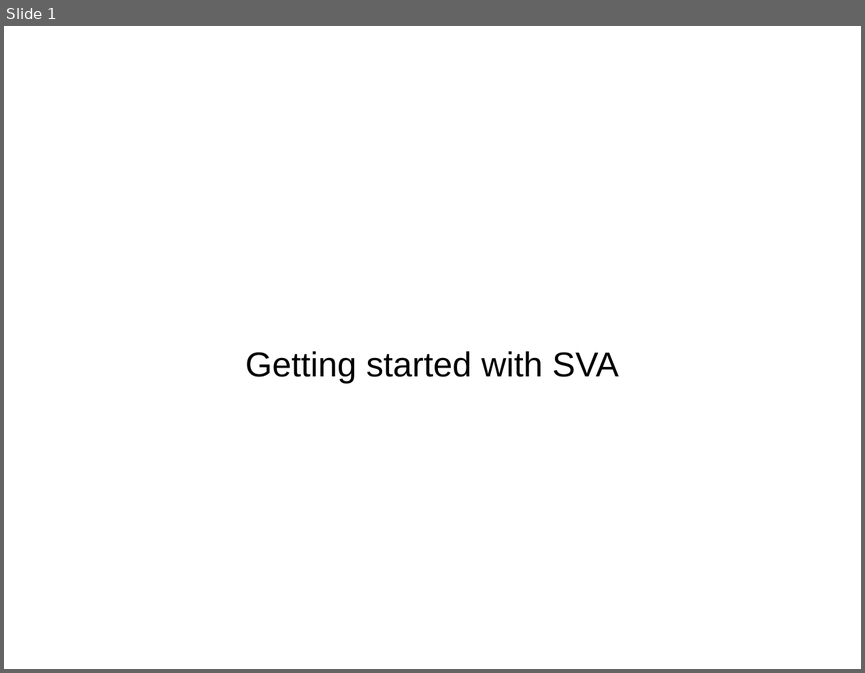
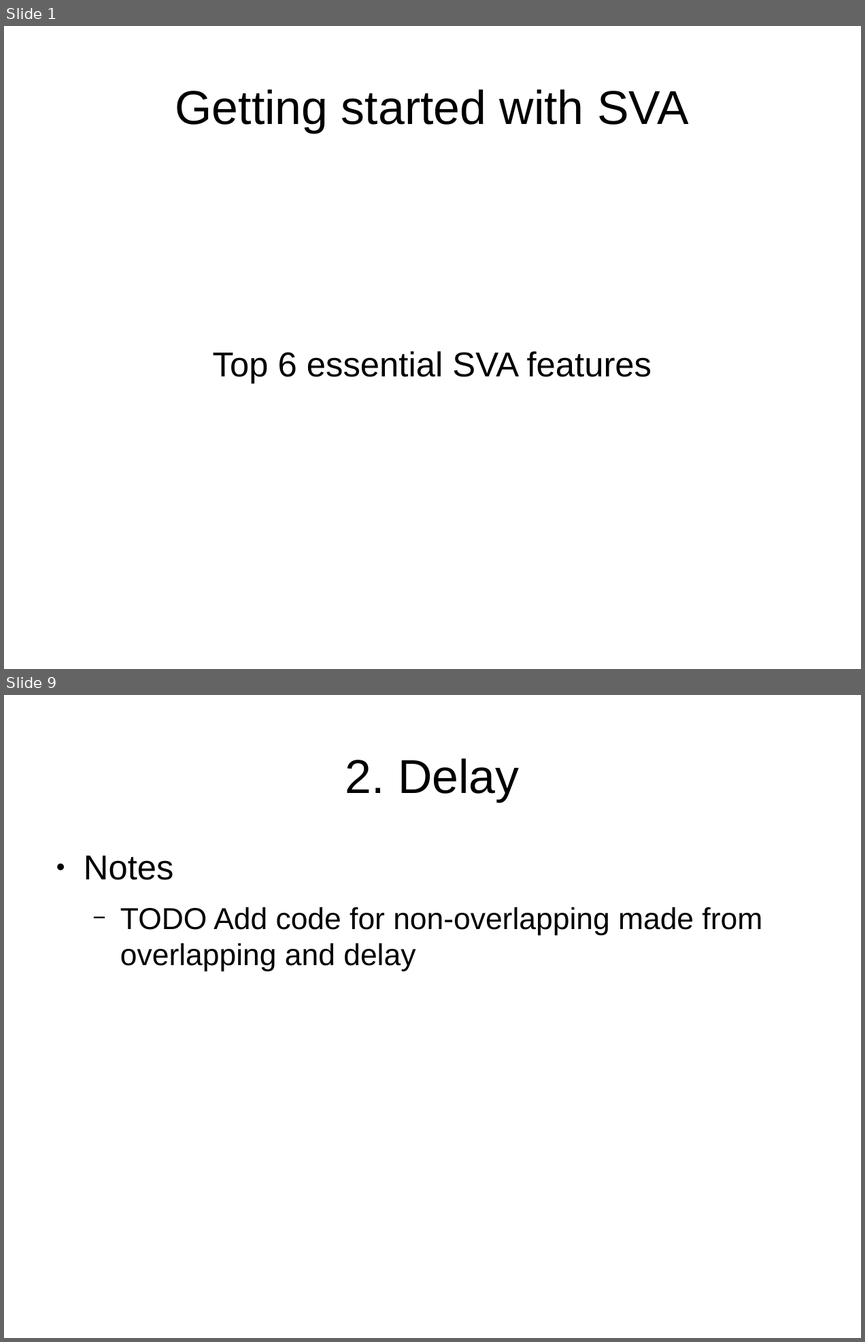
Before and after one commit to verification-gentleman-blog/getting-started-with-sva, a slide deck: presentation.odp. Shown one above the other, each under a label of ours: slide 1 before the commit, slides 1 and 9 after it; the slides between them are not shown. The pictures are 865x673 and 865x1342 pixels, drawn with LibreOffice and Linux fonts; fonts in the diff are those of the drawing. Boxes give left, top, right and bottom in pixels: in the first picture for what was removed or moved away, otherwise in the second. Text is boxed around its words. In the diff, an @@ line names an element or a change of style, - is before the commit and + after.

```diff
--- a/presentation.odp
+++ b/presentation.odp
@@ slide 9 added at [4,695,861,1338], background #FFFFFF @@
@@ title added at [345,758,519,802], 44 pt, text #000000 @@
+2. Delay
@@ text added at [84,855,762,972], 28 pt, text #000000 @@
+● Notes
+  − TODO Add code for non-overlapping made from overlapping and delay
@@ slide 1 changed as well @@
@@ title "Getting started with SVA": place and size @@
-title "Getting started with SVA" at [245,351,619,384]
+title "Getting started with SVA" at [175,89,688,133]
@@ title "Getting started with SVA" at [175,89,688,133]: size 32 to 44 pt @@
@@ subtitle added at [213,351,651,384], 32 pt, text #000000 @@
+Top 6 essential SVA features
```
Also in this commit, not shown: 18 other slides added, 2 slides removed.
